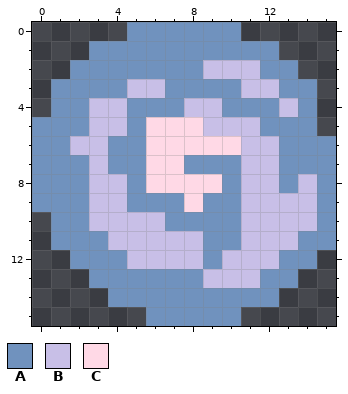
Pixel-art sprite -- game/sprites/bullet.png. The picture above was drawn from the file before the commit.
The file is 16x16 pixels.
Palette (. is transparent): A #7092be  B #c8bfe7  C #ffd9e6
The result:
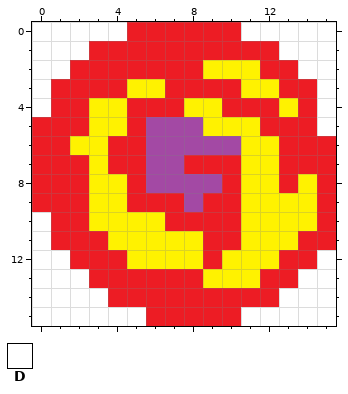
Colours new in this view: D #ffffff
Diff:
@@ palette @@
-A #7092be
+A #ed1c24
-B #c8bfe7
+B #fff200
-C #ffd9e6
+C #a349a4
@@ x 0..15 @@
- 0 .....AAAAAA.....
- 1 ...AAAAAAAAAA...
- 2 ..AAAAAAABBBAA..
- 3 .AAAABBAAAABBAA.
- 4 .AABBAAABBAAABA.
- 5 AAABBACCCBBBAAA.
+ 0 DDDDDAAAAAADDDDD
+ 1 DDDAAAAAAAAAADDD
+ 2 DDAAAAAAABBBAADD
+ 3 DAAAABBAAAABBAAD
+ 4 DAABBAAABBAAABAD
+ 5 AAABBACCCBBBAAAD
  6 AABBAACCCCCBBAAA
@@ x 0..15 @@
  9 AAABBAAACAABBBBA
-10 .AABBBBAAAABBBBA
-11 .AAABBBBBAABBBAA
-12 ..AAABBBBABBBAA.
-13 ...AAAAAABBBAA..
-14 ....AAAAAAAAA...
-15 ......AAAAA.....
+10 DAABBBBAAAABBBBA
+11 DAAABBBBBAABBBAA
+12 DDAAABBBBABBBAAD
+13 DDDAAAAAABBBAADD
+14 DDDDAAAAAAAAADDD
+15 DDDDDDAAAAADDDDD
Boxes around the changes in both pictures, in picture pixels (x1, y1, x2, y2):
changed: (32, 22, 336, 326)
